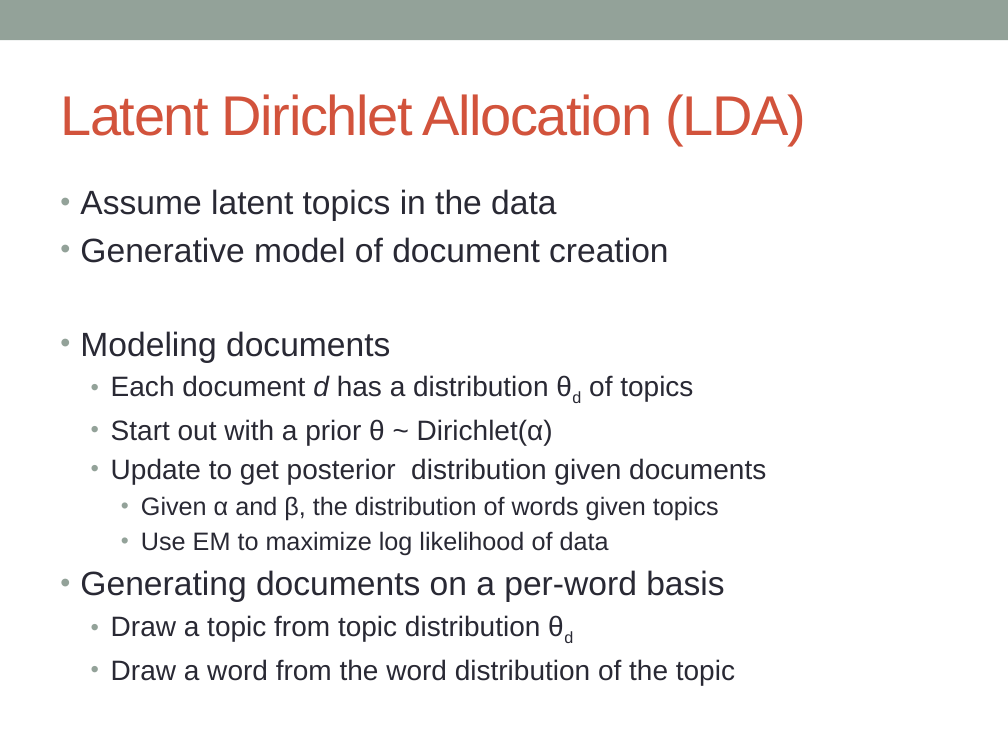
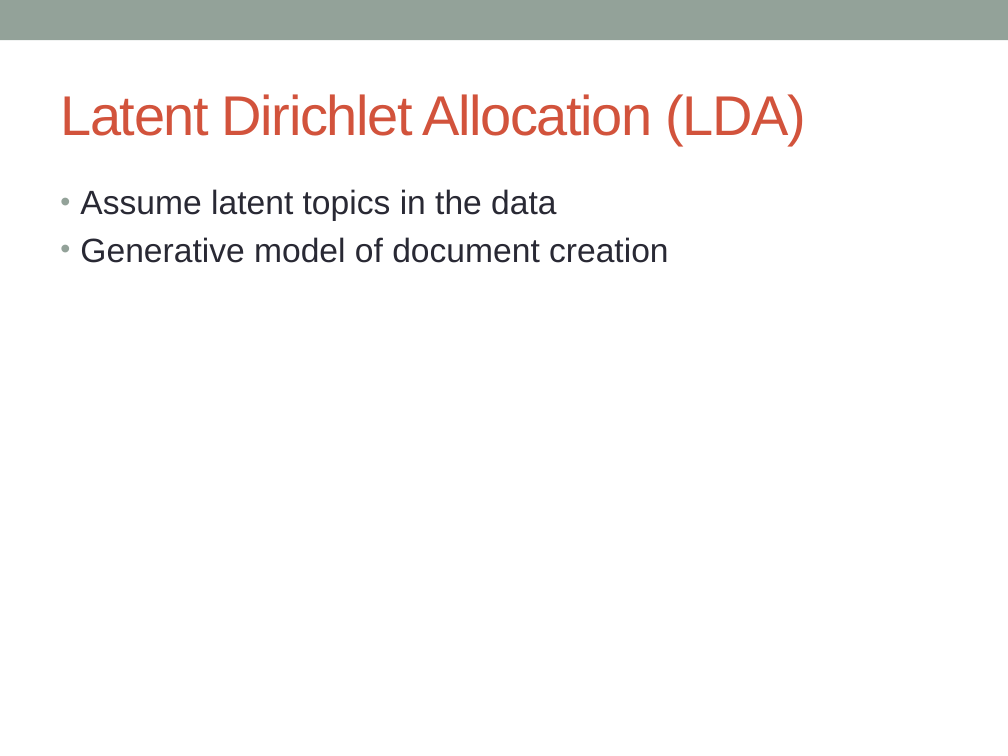
Before and after one commit to markheimann/Bayesian-ML, a slide deck: slide 8 of BMML_Presentation.pptx. Drawn at 1008x756 pixels with LibreOffice and Linux fonts; fonts in the diff are those of the drawing. Boxes give left, top, right and bottom in pixels: in the first picture for what was removed or moved away, otherwise in the second. Text is boxed around its words. In the diff, an @@ line names an element or a change of style, - is before the commit and + after.

Commit message:
slides

```diff
--- a/BMML_Presentation.pptx
+++ b/BMML_Presentation.pptx
@@ text at box(80, 331, 766, 685): paragraphs removed @@
-• Modeling documents
-  • Each document d has a distribution θd of topics
-  • Start out with a prior θ ~ Dirichlet(α)
-  • Update to get posterior distribution given documents
-    • Given α and β, the distribution of words given topics
-    • Use EM to maximize log likelihood of data
-• Generating documents on a per-word basis
-  • Draw a topic from topic distribution θd
-  • Draw a word from the word distribution of the topic
```
Also in this commit, not shown: 1 other slide changed, 2 slides added.
